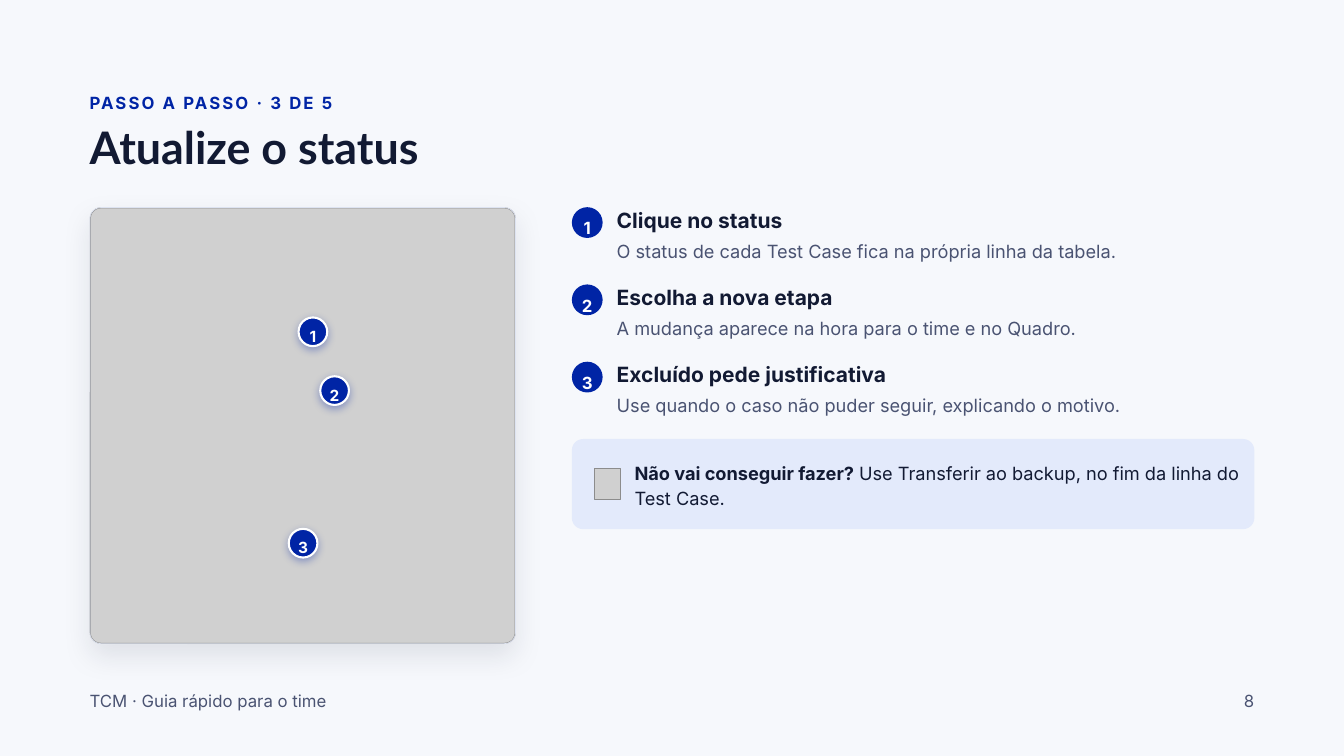
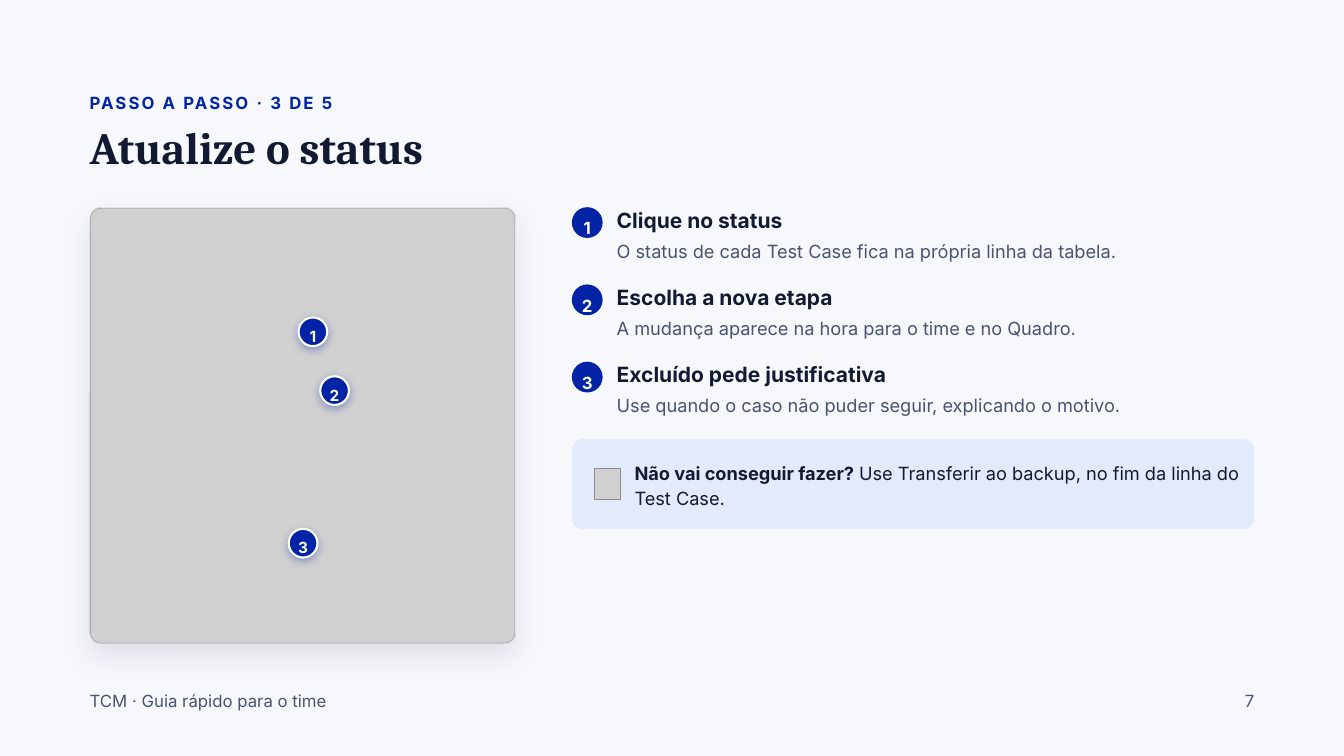
Before and after one commit to acarolinelais/tcm, a slide deck: slide 7 of docs/apresentacoes/tcm-guia-do-time.pptx (slide 8 before the commit). Drawn at 1344x756 pixels with LibreOffice and Linux fonts; fonts in the diff are those of the drawing; grey boxes stand for pictures. Boxes give left, top, right and bottom in pixels: in the first picture for what was removed or moved away, otherwise in the second. Text is boxed around its words. In the diff, an @@ line names an element or a change of style, - is before the commit and + after.

```diff
--- a/docs/apresentacoes/tcm-guia-do-time.pptx
+++ b/docs/apresentacoes/tcm-guia-do-time.pptx
@@ title "Atualize o status" at [90, 133, 423, 165]: font Lato to Cambria @@
@@ text at [1245, 695, 1254, 707]: text changed @@
-8
+7
```
Also in this commit, not shown: 10 other slides changed.
